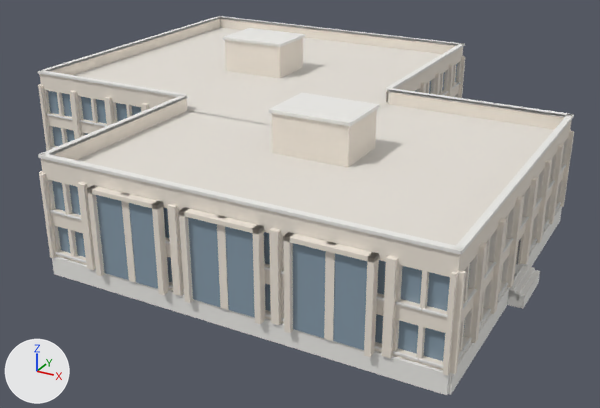
What one commit did to the FBX model Assets/Models/Buildings/Annapurna_Mess.fbx.
The view is the same before and after, from a 50 mm lens placed at (25.6, -50.2, 27.3), pointed at (-5.9, 7.1, -1.4). The lights are fixed; the arrows at lower left show +X, +Y and +Z. The older version comes first. Where no turn or scale is listed for an object, it has been applied to the vertices. Vertices at exactly the same position are counted once.

The older version as bpy lines, for what is in view:
```python
me_annapurna_mess = bpy.data.meshes.new('Annapurna_Mess')
me_annapurna_mess.from_pydata(...)  # 4464 vertices, 3087 faces; spans x -31.7..15.7, y -13.6..32.3, z -0.8..10.1
# faces by material slot: [4, 1053, 1799, 189, 42]
me_annapurna_mess.materials.append(mat_roof)  # white #e7e2da
me_annapurna_mess.materials.append(mat_concrete)  # white #efedea
me_annapurna_mess.materials.append(mat_stone)  # white #f0e7db
me_annapurna_mess.materials.append(mat_glass)  # greyish blue #899ead
me_annapurna_mess.materials.append(mat_metal)  # grey #818486
ob_annapurna_mess = bpy.data.objects.new('Annapurna_Mess', me_annapurna_mess)
ob_annapurna_mess.location = (0.0, 0.0, 0.0)
```
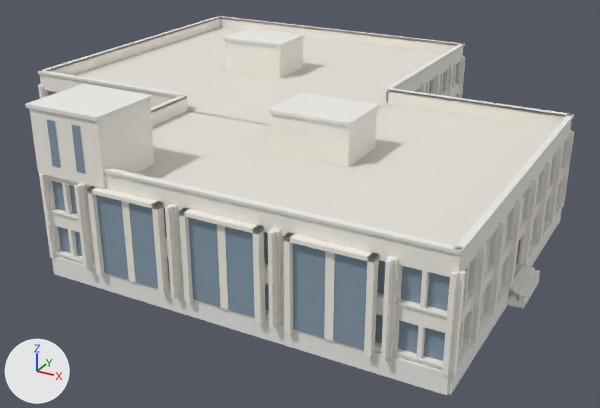
Boxes [x1, y1, x2, y2] around the edits, measured in the pictures (600 x 408 px):
'Annapurna_Mess', reshaped
    before: [38, 16, 574, 395]
    after: [25, 16, 574, 395]
part 1 of me_annapurna_mess, added
    after: [25, 84, 153, 121]
part 2 of me_annapurna_mess, added
    after: [29, 100, 395, 361]
part 3 of me_annapurna_mess, edited (looks the same)
    both: [38, 19, 574, 376]

Edits to the bpy script that builds the scene:
```text
Add mat_hostel_plaster:
    mat_hostel_plaster = principled_material('Hostel_Plaster')
    mat_hostel_plaster.base_color = (0.92, 0.89, 0.81)  # white #f6f2e8
    mat_hostel_plaster.roughness = 0.8
Change me_annapurna_mess:
    used by ob_annapurna_mess; location = (0.0, 0.0, 0.0)
    remove me_annapurna_mess.from_pydata(...)  # 4464 vertices, 3087 faces; spans x -31.7..15.7, y -13.6..32.3, z -0.8..10.1
    add me_annapurna_mess.from_pydata(...)  # 4520 vertices, 3120 faces; spans x -31.7..15.7, y -13.8..32.3, z -0.8..11.7
    me_annapurna_mess part 1: a new loose piece, a box spanning x -14.85..-8.85, y -13.35..-7.85, z 11.4..11.65, in mat_concrete (white #efedea)
    me_annapurna_mess part 2
    48 vertices are added at x -14.7..11.0, y -13.8..-8.0, z 0.6..11.4
    20 new faces join them, mat_hostel_plaster (white #f6f2e8)
    4 new faces join them, mat_concrete (white #efedea)
    1 new face joins them, mat_roof (white #e7e2da)
    2 new faces join them, mat_glass (greyish blue #899ead)
    me_annapurna_mess part 3: 1799 faces spanning x -30.8..14.8, y -13.6..32.3, z 0.5..9.9 switch from mat_stone (white #f0e7db) to mat_hostel_plaster (white #f6f2e8)
```
